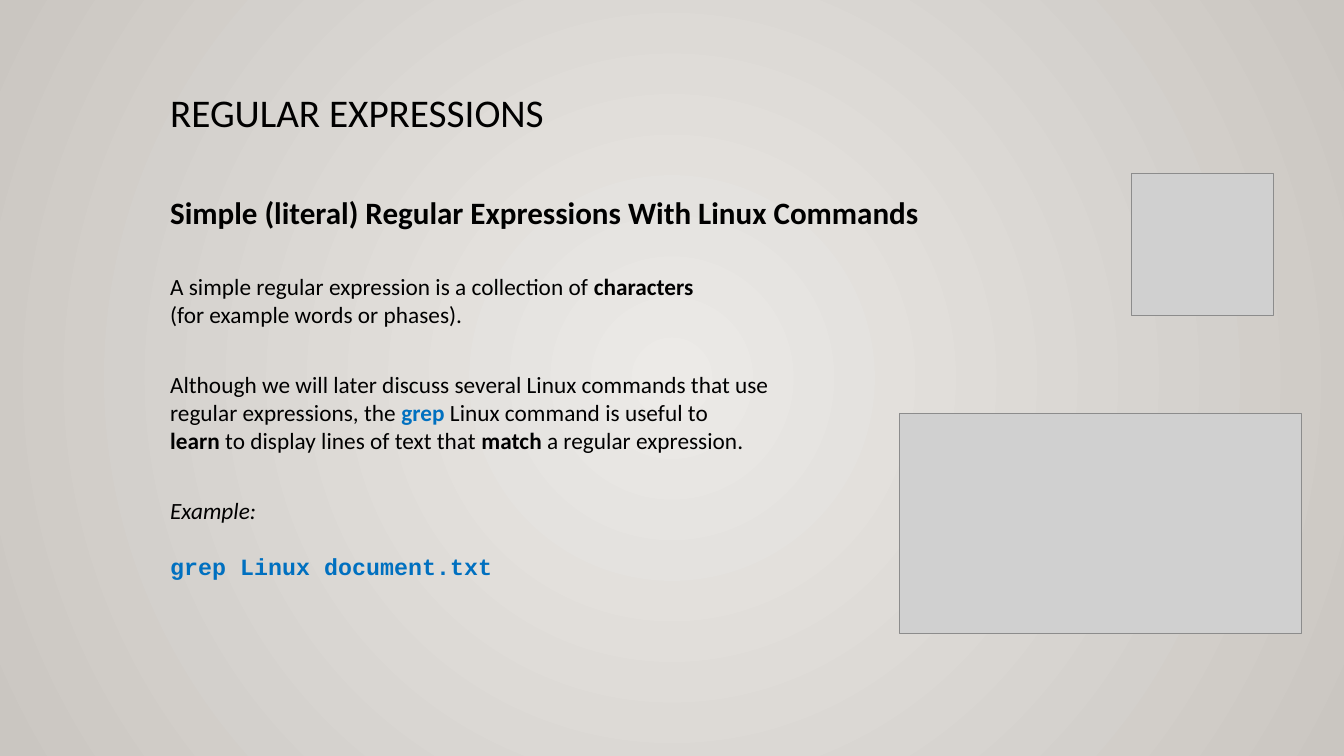
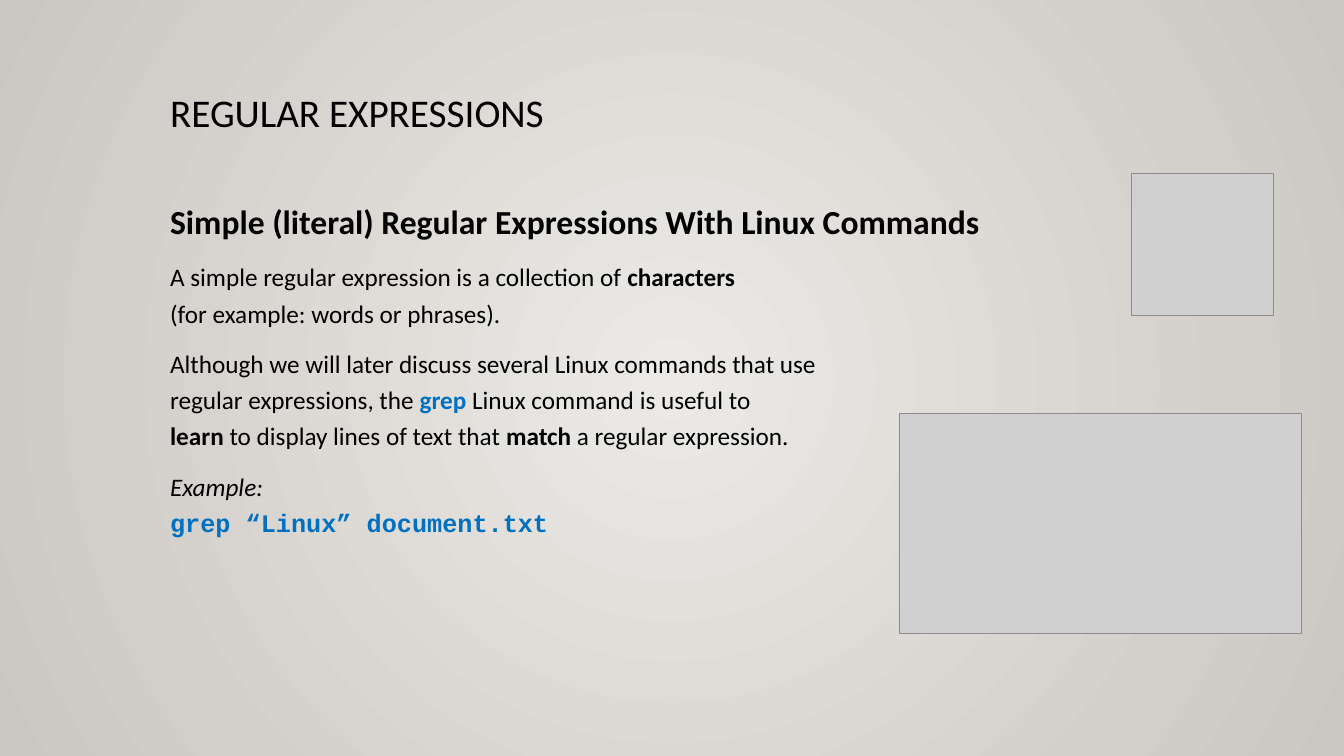
Before and after one commit to ULI101/slides, a slide deck: slide 6 of ULI101-9.1.pptx. Drawn at 1344x756 pixels with LibreOffice and Linux fonts; fonts in the diff are those of the drawing; grey boxes stand for pictures. Boxes give left, top, right and bottom in pixels: in the first picture for what was removed or moved away, otherwise in the second. Text is boxed around its words. In the diff, an @@ line names an element or a change of style, - is before the commit and + after.

Commit message:
Fixes typo on Slide 6 and improves visual formatting.

```diff
--- a/ULI101-9.1.pptx
+++ b/ULI101-9.1.pptx
@@ text at (170,209,979,450): size 22.2 to 24 pt in "Simple (literal) Regular Expressions With Linux Commands"; size 16.6 to 18 pt in "Although we will later discuss several Linux ..."; line spacing 1 to 1.2 @@
@@ text at (170,268,735,327): text changed; size 16.6 to 18 pt @@
-A simple regular expression is a collection of characters
-(for example words or phases).
+A simple regular expression is a collection of characters
+(for example: words or phrases).
@@ text at (170,478,548,538): text changed; size 16.6 to 18 pt @@
-Example:
-grep Linux document.txt
+Example:
+grep “Linux” document.txt
```
Also in this commit, not shown: 11 other slides changed, 2 other files.
